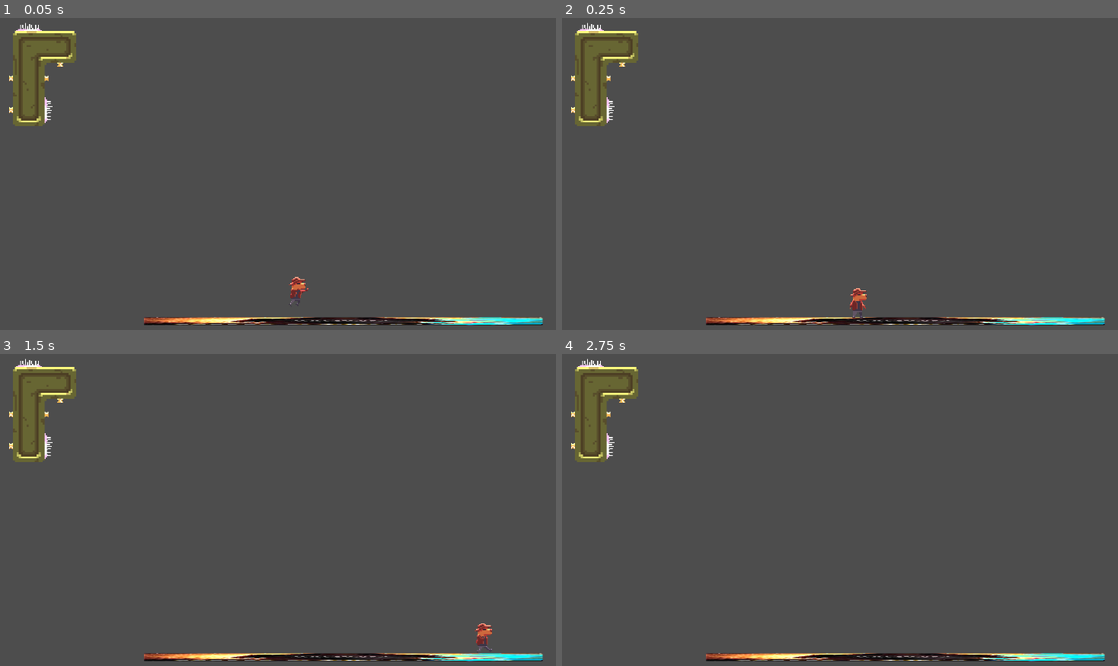
Above: before the commit, frames 1-4 (two rows, left to right).
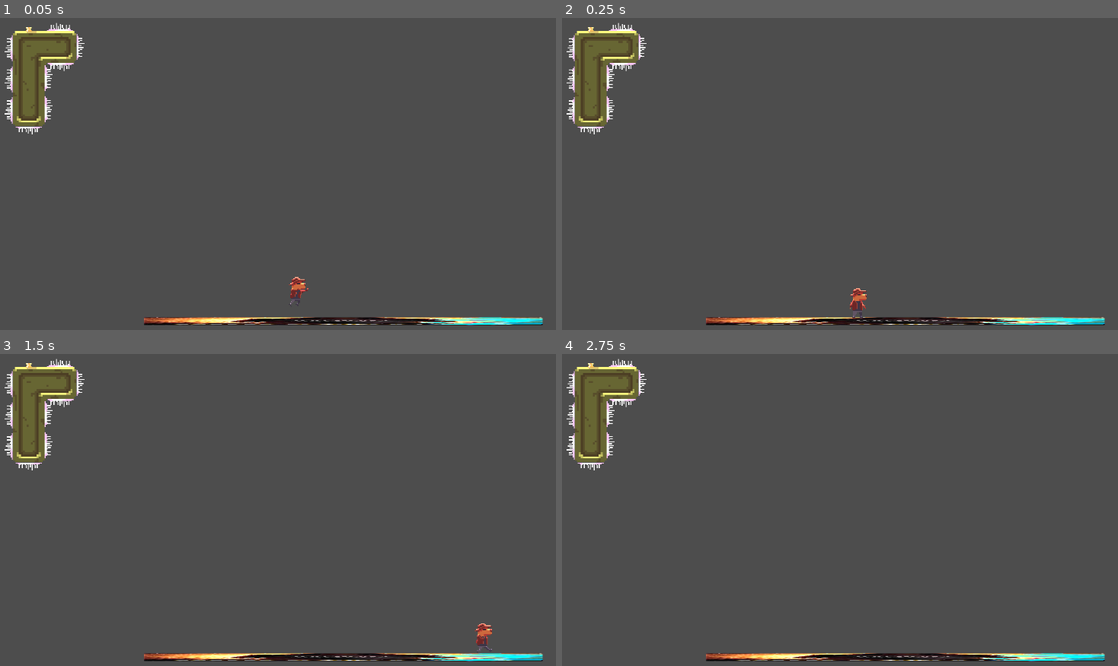
Above: after the commit, the same moments.

Repository: The-First-Pancake/gmtk-game-jam-2024
Game: Godot game, scene res://Levels/GeorgeTest.tscn
Two runs of this game, one before a commit and one after it. Both use one fixed random seed, a clock stepped at 60 frames per second and the inputs below. This scene is started directly instead of the project's main scene. The engine's default icon, where the game draws it, is replaced by a stand-in: a white triangle on a blue panel in a dark square.
Inputs (mouse positions are in pixels of both pictures, inside the frame that each line leads up to):
- Up to frame 1 (0.05 s): no input
- Up to frame 2 (0.25 s): no input
- Up to frame 3 (1.5 s): tap Enter at 0.5 s; move the mouse to (44, 413) at 0.52 s; hold Right (move_right) from 0.53 s (still down); click (44, 413) at 0.6 s; tap Space (jump) at 0.77 s; move the mouse to (144, 513) at 1.27 s; click (144, 513) at 1.35 s
- Up to frame 4 (2.75 s): tap Space (jump) at 1.52 s; move the mouse to (890, 419) at 2.02 s; release Right (move_right) at 2.03 s; hold Left (move_left) from 2.03 s (still down); right-click (890, 419) at 2.1 s; click (890, 419) at 2.3 s

The runs differ from the first frame. In frame 1, 0.6% of the frame differs, in the area x 0-16%, y 1-38%; in frame 2, 0.6%; in frame 3, 0.6%; in frame 4, 0.6%.

Commit message:
Fix objects being interactable when not yet placed

Diff:
--- a/Levels/GeorgeTest.tscn
+++ b/Levels/GeorgeTest.tscn
@@ -17,7 +17,7 @@
 [sub_resource type="Resource" id="Resource_6716m"]
 script = ExtResource("4_mwb6v")
 spawn_prefab = ExtResource("5_8fyq4")
-spawn_count = 25
+spawn_count = 10
 
 [sub_resource type="Resource" id="Resource_b3o7y"]
 script = ExtResource("4_mwb6v")
@@ -27,7 +27,7 @@
 [sub_resource type="Resource" id="Resource_mwrdh"]
 script = ExtResource("4_mwb6v")
 spawn_prefab = ExtResource("7_5cl6t")
-spawn_count = 10
+spawn_count = 100
 
 [node name="GeorgeTest" type="Node2D"]
 
@@ -52,7 +52,7 @@
 
 [node name="BlockSpawner" parent="NewBlockQueue" instance=ExtResource("3_faxmf")]
 spawn_objects = Array[ExtResource("4_mwb6v")]([SubResource("Resource_6716m"), SubResource("Resource_b3o7y"), SubResource("Resource_mwrdh")])
-spawn_object_probability = 1.0
+spawn_object_probability = 0.9
 
 [node name="DirectionalLight2D" type="DirectionalLight2D" parent="."]
 position = Vector2(950, 150)
--- a/Scripts/BlockSpawner.gd
+++ b/Scripts/BlockSpawner.gd
@@ -28,6 +28,7 @@
 	spawned_block.global_position = global_position
 	spawned_block.connect("picked_up", _spawned_block_picked_up)
 	generate_and_spawn_hold_objects(spawned_block)
+	spawned_block.enter_queued() # force entering the queued again to force physics layers
 
 func generate_and_spawn_hold_objects(block: Placeable) -> void:
 	for spawn_point_idx in len(block.hold_point_generator.get_generated_points()):
@@ -36,7 +37,7 @@
 			var object_choice : float = randf()
 			for i in len(spawn_objects):
 				cum_probability += float(spawned_object_counts[i]) / float(total_objects_to_spawn)
-				if (object_choice < cum_probability):
+				if (object_choice <= cum_probability):
 					spawned_object_counts[i] -= 1
 					total_objects_to_spawn -= 1
 					spawn_object_on_hold(spawn_objects[i], block, spawn_point_idx)
--- a/Scripts/GeneratePoints.gd
+++ b/Scripts/GeneratePoints.gd
@@ -1,7 +1,7 @@
 class_name HoldPointGenerator
 extends Node
 
-var units_per_block : int = 100
+var units_per_block : int = 98
 @export var generate_test_points : bool = false
 var generated_points : PackedVector2Array = PackedVector2Array()
 var generated_orth_vectors : PackedVector2Array = PackedVector2Array()
--- a/Scripts/Placeable.gd
+++ b/Scripts/Placeable.gd
@@ -44,17 +44,29 @@
 
 func enter_queued() -> void:
 	state = PlaceState.QUEUED
+	set_collision_layer_value(DEFAULT_COLLISION_LAYER, false);
+	set_collision_layer_value(UNPLACED_COLLISION_LAYER, true);
+	# Deal with child nodes
+	for child in get_children():
+		if (child is Area2D):
+			var area_2d_child : Area2D = child as Area2D
+			area_2d_child.set_collision_layer_value(DEFAULT_COLLISION_LAYER, false);
+			area_2d_child.set_collision_layer_value(UNPLACED_COLLISION_LAYER, true);
 
 func enter_placing() -> void:
 	picked_up.emit()
-	set_collision_layer_value(DEFAULT_COLLISION_LAYER, false);
-	set_collision_layer_value(UNPLACED_COLLISION_LAYER, true);
 	modulate.a = 0.5 # make transparent
 	state = PlaceState.PLACING
 
 func enter_falling() -> void:
 	set_collision_layer_value(DEFAULT_COLLISION_LAYER, true);
 	set_collision_layer_value(UNPLACED_COLLISION_LAYER, false);
+	# Deal with child nodes
+	for child in get_children():
+		if (child is Area2D):
+			var area_2d_child : Area2D = child as Area2D
+			area_2d_child.set_collision_layer_value(DEFAULT_COLLISION_LAYER, true);
+			area_2d_child.set_collision_layer_value(UNPLACED_COLLISION_LAYER, false);
 	modulate.a = 1 # make solid
 	state = PlaceState.FALLING
 
